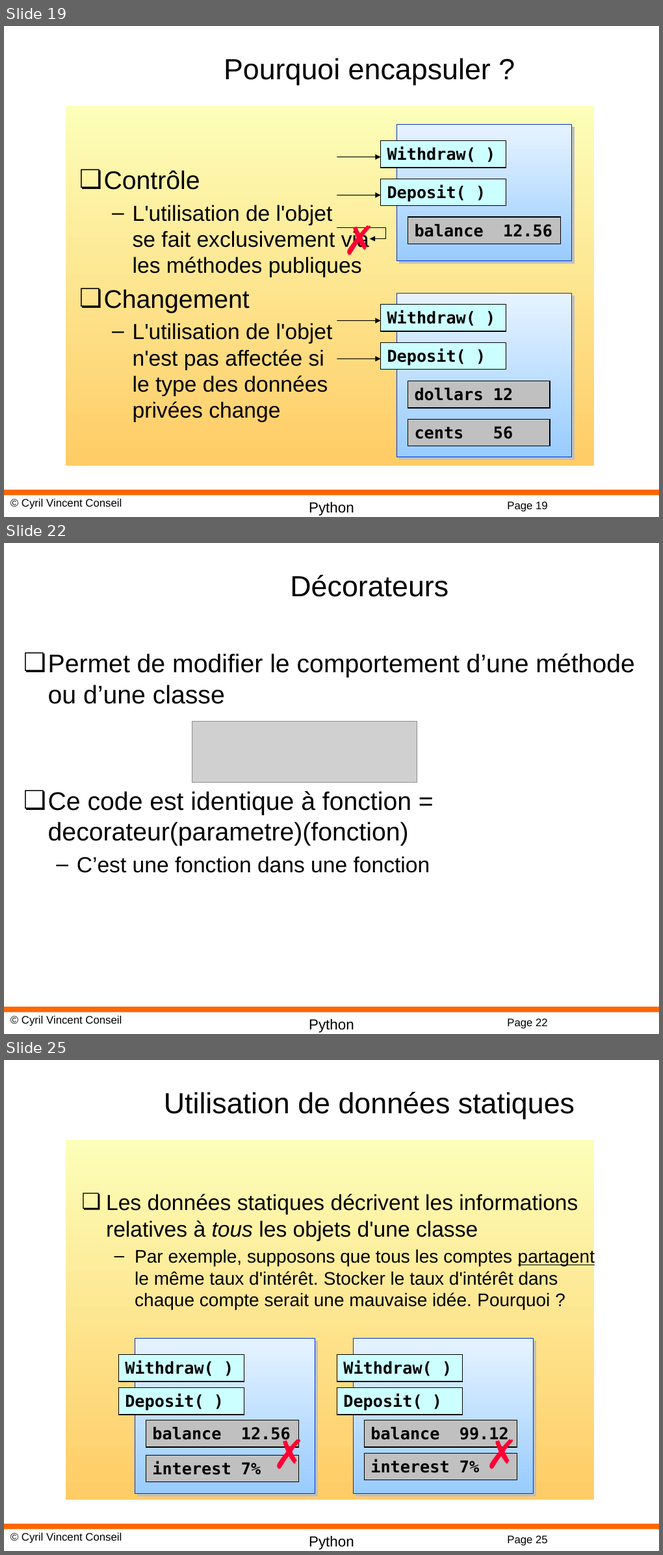
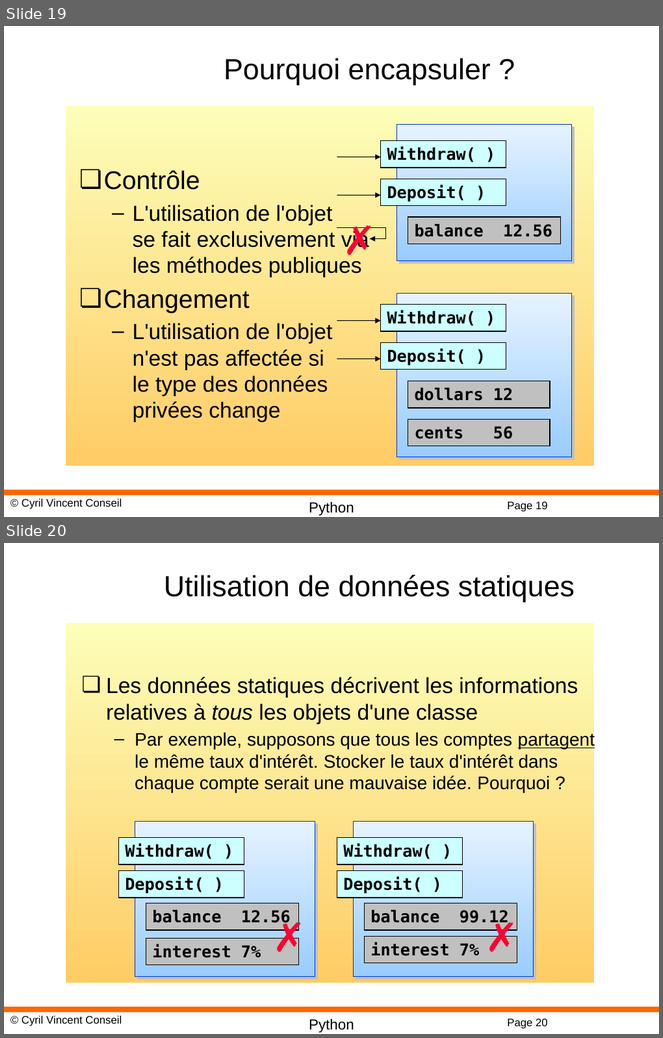
Before and after one commit to cyrilvincent/python, a slide deck: ppt/Python08-OO.pptx. Shown one above the other, each under a label of ours: slides 19, 22 and 25 before the commit, slides 19 and 20 after it; the slides between them are not shown. The pictures are 663x1555 and 663x1038 pixels, drawn with LibreOffice and Linux fonts; fonts in the diff are those of the drawing; grey boxes stand for pictures; background and template pictures are left out. Boxes give left, top, right and bottom in pixels: in the first picture for what was removed or moved away, otherwise in the second. Text is boxed around its words. In the diff, an @@ line names an element or a change of style, - is before the commit and + after.

```diff
--- a/ppt/Python08-OO.pptx
+++ b/ppt/Python08-OO.pptx
@@ slide 22 removed at box(4, 543, 659, 1034), background #FFFFFF; not listed: 4 template elements that a slide beside it also shows @@
@@ title removed at box(290, 575, 449, 597) @@
-Décorateurs
@@ text removed at box(48, 653, 634, 873) @@
-❏ Permet de modifier le comportement d’une méthode ou d’une classe
-❏ Ce code est identique à fonction = decorateur(parametre)(fonction)
-  – C’est une fonction dans une fonction
@@ picture removed at box(192, 722, 417, 783) @@
@@ what was slide 25 is now slide 20 @@
@@ page number at box(507, 1019, 548, 1029): text changed @@
-Page 25
+Page 20
```
Also in this commit, not shown: 6 other slides removed, 4 other files.
